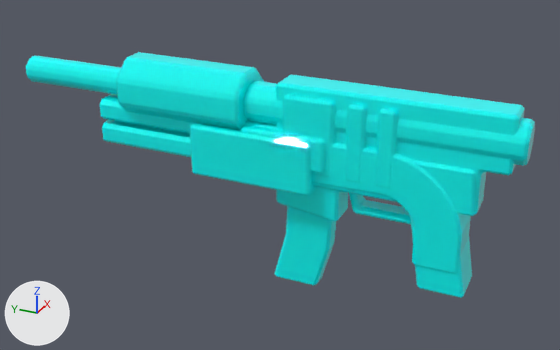
The FBX model Assets/3_FBX3D/pistola.fbx, before and after one commit.
The view is the same before and after, from a 50 mm camera at (-7.46, -1.42, 3.79) aimed at (0.14, 1.99, -0.01). Lighting does not change. The marker at lower left points along +X, +Y and +Z. Where no turn or scale is listed for an object, it has been applied to the vertices.

Names of what the first picture shows: 'Automática', 'Escopeta', 'Pistola'.
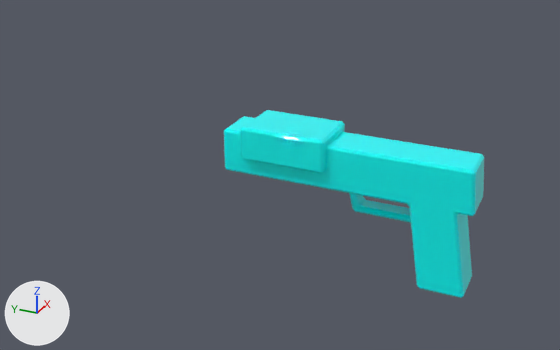
Diff of the bpy script that builds the scene:
```diff
--- a/Assets/3_FBX3D/pistola.fbx.py
+++ b/Assets/3_FBX3D/pistola.fbx.py
@@ ob_escopeta @@
-ob_escopeta = bpy.data.objects.new('Escopeta', me_mesh_001)
-ob_escopeta.location = (0.0, 0.101, -0.074)
@@ ob_automática @@
-ob_automática = bpy.data.objects.new('Automática', me_mesh_002)
-ob_automática.location = (0.0, 0.274, -0.021)
```

Boxes [x1, y1, x2, y2] around the edits, measured in the pictures (560 x 350 px):
'Automática', deleted (cyan)
    before: [26, 52, 535, 286]
'Escopeta', deleted (cyan)
    before: [100, 94, 471, 273]
'Pistola', unchanged, uncovered by the edit
    before: [240, 125, 476, 298]
    after: [224, 110, 484, 298]
